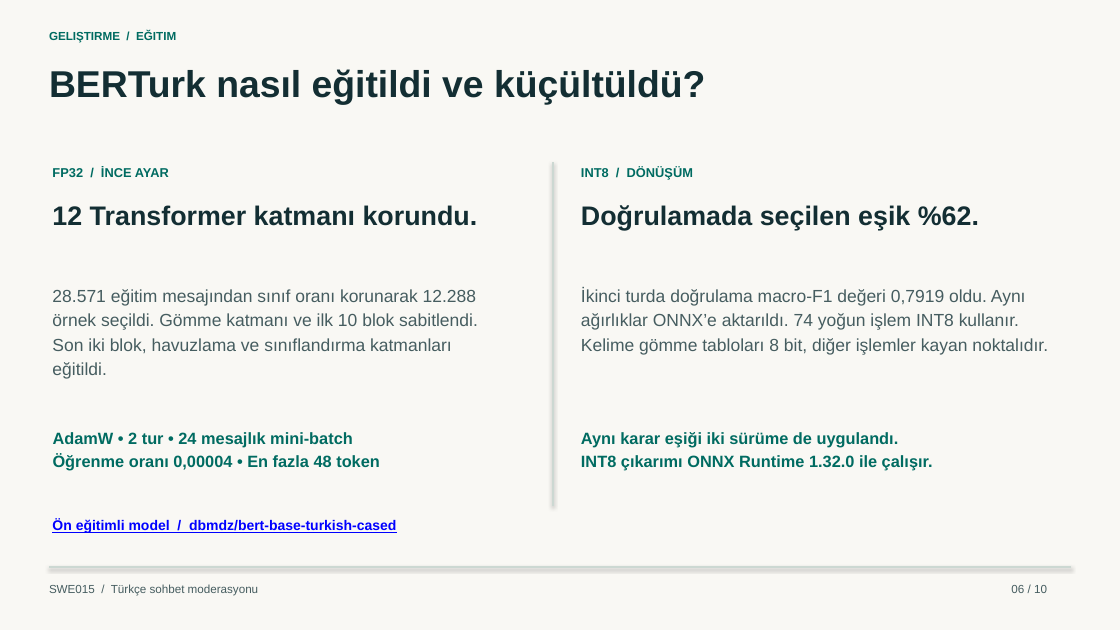
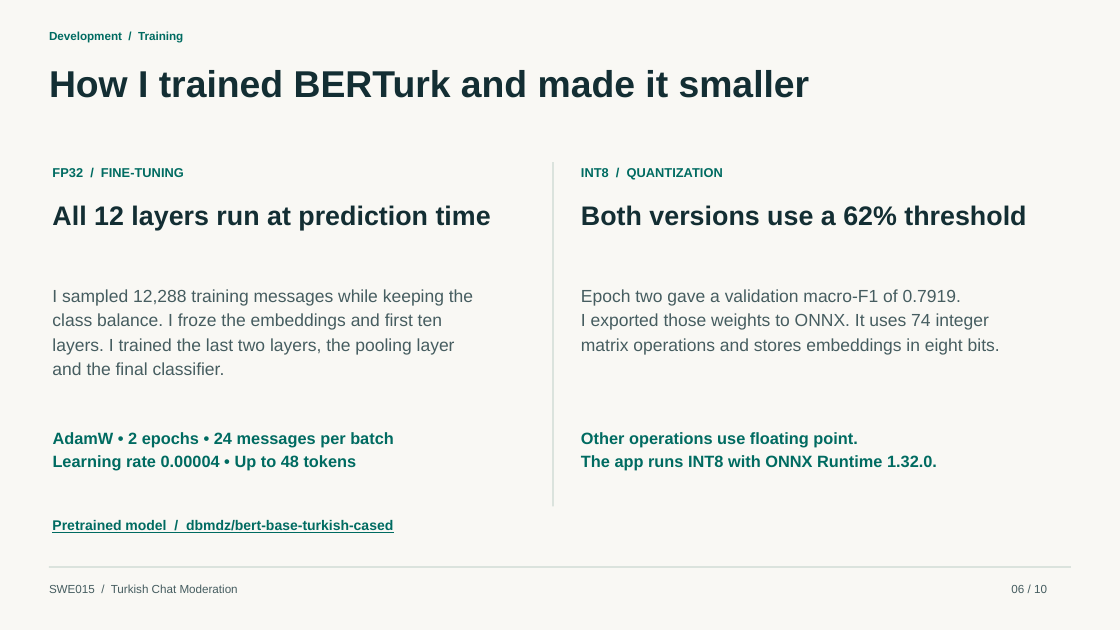
Before and after one commit to MuhammedSaidTosun/swe015-turkce-moderasyon, a slide deck: slide 6 of docs/SWE015_Turkce_Moderasyon_Sunum.pptx. Drawn at 1120x630 pixels with LibreOffice and Linux fonts; fonts in the diff are those of the drawing. Boxes give left, top, right and bottom in pixels: in the first picture for what was removed or moved away, otherwise in the second. Text is boxed around its words. In the diff, an @@ line names an element or a change of style, - is before the commit and + after.

Commit message:
Translate the moderation app and slides into English and add speaking scripts

```diff
--- a/docs/SWE015_Turkce_Moderasyon_Sunum.pptx
+++ b/docs/SWE015_Turkce_Moderasyon_Sunum.pptx
@@ rectangle at box(0, 0, 1120, 630): shadow off @@
@@ text at box(49, 31, 183, 43): text changed @@
-GELIŞTIRME / EĞITIM
+Development / Training
@@ text at box(49, 70, 810, 98): text changed @@
-BERTurk nasıl eğitildi ve küçültüldü?
+How I trained BERTurk and made it smaller
@@ text at box(52, 168, 184, 177): text changed @@
-FP32 / İNCE AYAR
+FP32 / FINE-TUNING
@@ text at box(581, 168, 723, 180): text changed @@
-INT8 / DÖNÜŞÜM
+INT8 / QUANTIZATION
@@ text at box(52, 205, 491, 230): text changed @@
-12 Transformer katmanı korundu.
+All 12 layers run at prediction time
@@ text at box(581, 205, 1026, 226): text changed @@
-Doğrulamada seçilen eşik %62.
+Both versions use a 62% threshold
@@ text at box(52, 289, 473, 306): text changed @@
-28.571 eğitim mesajından sınıf oranı korunarak 12.288
+I sampled 12,288 training messages while keeping the
@@ text at box(581, 289, 961, 306): text changed @@
-İkinci turda doğrulama macro-F1 değeri 0,7919 oldu. Aynı
+Epoch two gave a validation macro-F1 of 0.7919.
@@ text at box(52, 313, 442, 330): text changed @@
-örnek seçildi. Gömme katmanı ve ilk 10 blok sabitlendi.
+class balance. I froze the embeddings and first ten
@@ text at box(581, 313, 989, 330): text changed @@
-ağırlıklar ONNX’e aktarıldı. 74 yoğun işlem INT8 kullanır.
+I exported those weights to ONNX. It uses 74 integer
@@ text at box(52, 338, 455, 355): text changed @@
-Son iki blok, havuzlama ve sınıflandırma katmanları
+layers. I trained the last two layers, the pooling layer
@@ text at box(581, 338, 1000, 355): text changed @@
-Kelime gömme tabloları 8 bit, diğer işlemler kayan noktalıdır.
+matrix operations and stores embeddings in eight bits.
@@ text at box(52, 362, 225, 375): text changed @@
-eğitildi.
+and the final classifier.
@@ text at box(53, 432, 394, 448): text changed @@
-AdamW • 2 tur • 24 mesajlık mini-batch
+AdamW • 2 epochs • 24 messages per batch
@@ text at box(581, 432, 857, 448): text changed @@
-Aynı karar eşiği iki sürüme de uygulandı.
+Other operations use floating point.
@@ text at box(53, 455, 357, 471): text changed @@
-Öğrenme oranı 0,00004 • En fazla 48 token
+Learning rate 0.00004 • Up to 48 tokens
@@ text at box(581, 455, 937, 471): text changed @@
-INT8 çıkarımı ONNX Runtime 1.32.0 ile çalışır.
+The app runs INT8 with ONNX Runtime 1.32.0.
@@ text at box(52, 520, 393, 533): text changed; text colour #0000FF to #006B61 @@
-Ön eğitimli model / dbmdz/bert-base-turkish-cased
+Pretrained model / dbmdz/bert-base-turkish-cased
@@ text at box(49, 584, 238, 593): text changed @@
-SWE015 / Türkçe sohbet moderasyonu
+SWE015 / Turkish Chat Moderation
```
Also in this commit, not shown: 8 other slides changed, 1 slide added, 1 slide removed, 5 other files.
